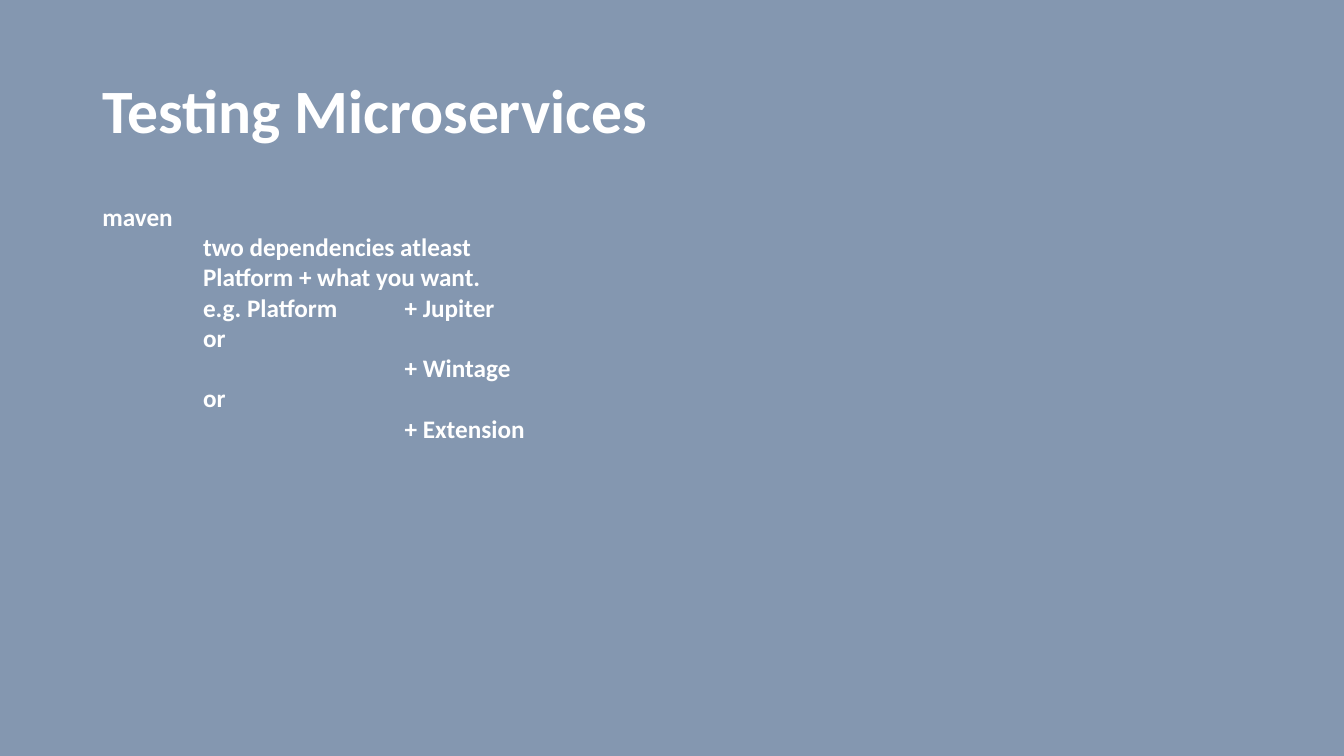
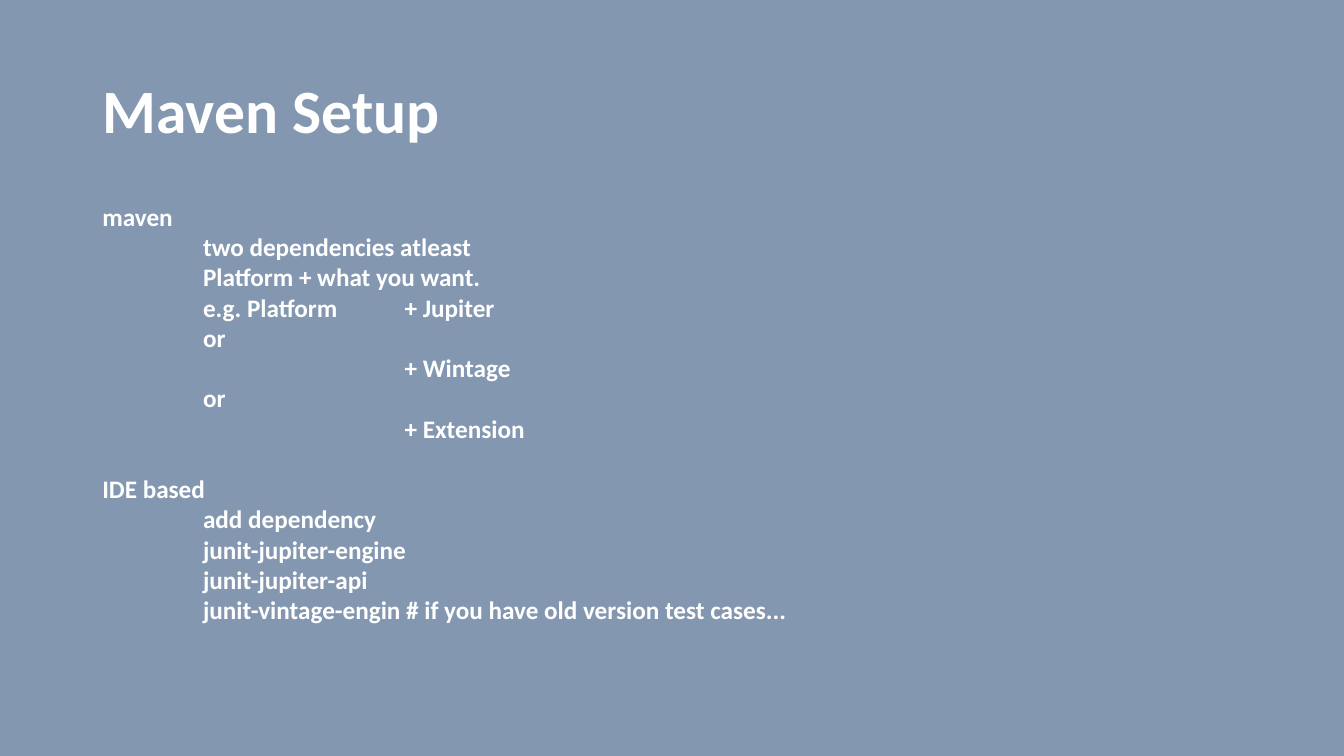
Before and after one commit to vilasvarghese/microservices, a slide deck: slide 24 of training/day3/Day3.pptx. Drawn at 1344x756 pixels with LibreOffice and Linux fonts; fonts in the diff are those of the drawing. Boxes give left, top, right and bottom in pixels: in the first picture for what was removed or moved away, otherwise in the second. Text is boxed around its words. In the diff, an @@ line names an element or a change of style, - is before the commit and + after.

```diff
--- a/training/day3/Day3.pptx
+++ b/training/day3/Day3.pptx
@@ title at <box>102,92,439,143</box>: text changed @@
-Testing Microservices
+Maven Setup
@@ text at <box>102,480,786,623</box>: paragraphs added @@
+IDE based
+add dependency
+junit-jupiter-engine
+junit-jupiter-api
+junit-vintage-engin # if you have old version test cases...
```
Also in this commit, not shown: 3 other slides changed, 7 slides added, 1 slide removed, 1 other file.
